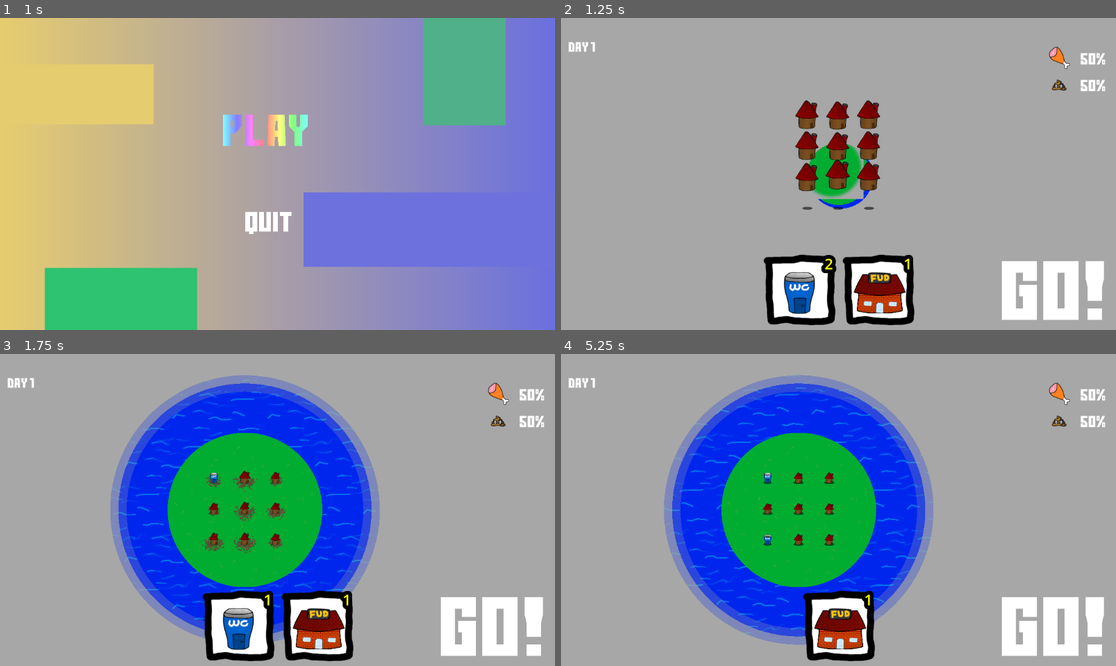
Above: before the commit, frames 1-4 (two rows, left to right).
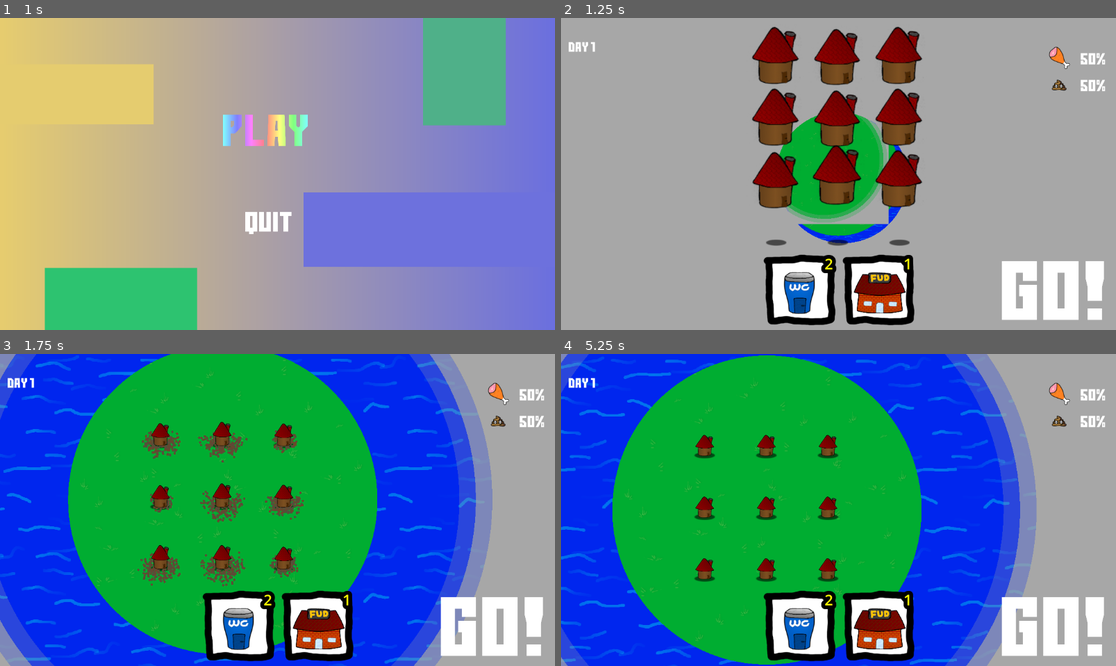
Above: after the commit, the same moments.

Repository: Viggzta/gmtk-jam-2024
Game: Godot game, scene res://main_menu.tscn
Two runs of this game, one before a commit and one after it. Both use one fixed random seed, a clock stepped at 60 frames per second and the inputs below. Sound files missing from this copy of the repository are replaced by a short silence.
Inputs (mouse positions are in pixels of both pictures, inside the frame that each line leads up to):
- Up to frame 1 (1 s): click (271, 130) at 0.5 s
- Up to frame 2 (1.25 s): no input
- Up to frame 3 (1.75 s): tap Enter at 1.25 s; move the mouse to (244, 478) at 1.27 s; press the mouse at (244, 478) at 1.28 s; hold D (right) from 1.28 s (still down)
- Up to frame 4 (5.25 s): move the mouse to (755, 510) at 2.02 s; release D (right) at 2.03 s; release the mouse at (755, 510) at 2.03 s; hold S (down) 2.03-2.78 s; right-click (755, 510) at 2.1 s; click (755, 510) at 2.17 s; move the mouse to (755, 491) at 2.77 s; press the mouse at (755, 491) at 2.78 s; hold D (right) 2.78-3.53 s; move the mouse to (733, 425) at 3.52 s; release the mouse at (733, 425) at 3.53 s; hold W (up) 3.53-4.28 s; right-click (733, 425) at 3.6 s; click (733, 425) at 3.67 s; move the mouse to (727, 506) at 4.27 s; press the mouse at (727, 506) at 4.28 s; hold A (left) from 4.28 s (still down); move the mouse to (783, 541) at 5.02 s; release the mouse at (783, 541) at 5.03 s; right-click (783, 541) at 5.1 s; click (783, 541) at 5.17 s

Frame 1 is identical in both runs. In frame 2, 14% of the frame differs, in the area x 34-66%, y 2-74%; in frame 3, 72%; in frame 4, 73%, in the area x 0-86%, y 0-100%.

Commit message:
shake it shake it

Diff:
--- a/src/scenes/camera.gd
+++ b/src/scenes/camera.gd
@@ -8,11 +8,17 @@
 @export var min_zoom: float = 0.25
 
 func _ready() -> void:
-	zoom = Vector2.ONE * 0.25
+	zoom = Vector2.ONE * 0.5
 	target_zoom = zoom
 	last_mouse = get_local_mouse_position()
 
 func _process(delta: float) -> void:
+	Globals.camera_shake -= delta * 15
+	Globals.camera_shake = clamp(Globals.camera_shake, 0, 5)
+	offset = Vector2(
+		randf_range(-Globals.camera_shake, Globals.camera_shake),
+		randf_range(-Globals.camera_shake, Globals.camera_shake)) * 10
+
 	var oldZoom: Vector2 = zoom
 	zoom = zoom.move_toward(target_zoom, delta*5)
 
--- a/src/scripts/Globals.gd
+++ b/src/scripts/Globals.gd
@@ -7,6 +7,7 @@
 var _fx_bus_name: String = "FX"
 
 var dude_count: int = 0
+var camera_shake: float = 0
 
 enum GameState { Setup, Rush, Failure, Success }
 var current_state: GameState = GameState.Setup
--- a/src/scripts/donken.gd
+++ b/src/scripts/donken.gd
@@ -10,6 +10,7 @@
 	super._ready()
 
 func building_placed() -> void:
+	Globals.camera_shake += 1.5
 	drop_particles.emitting = true
 	drop_sound.play()
 	pass
--- a/src/scripts/house.gd
+++ b/src/scripts/house.gd
@@ -10,6 +10,7 @@
 	super._ready()
 
 func building_placed() -> void:
+	Globals.camera_shake += 1.5
 	drop_particles.emitting = true
 	drop_sound.play()
 	pass
--- a/src/scripts/shithouse.gd
+++ b/src/scripts/shithouse.gd
@@ -10,6 +10,7 @@
 	super._ready()
 
 func building_placed() -> void:
+	Globals.camera_shake += 1.5
 	drop_particles.emitting = true
 	drop_sound.play()
 	pass
